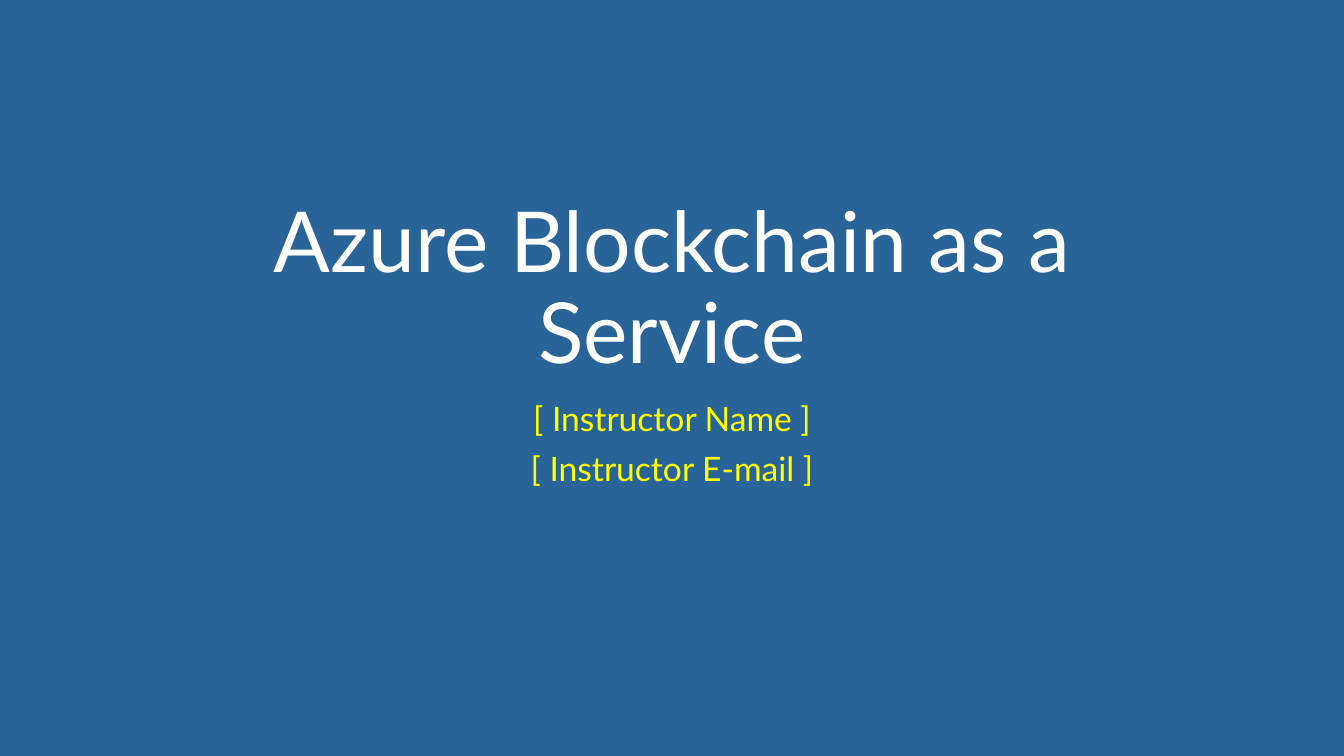
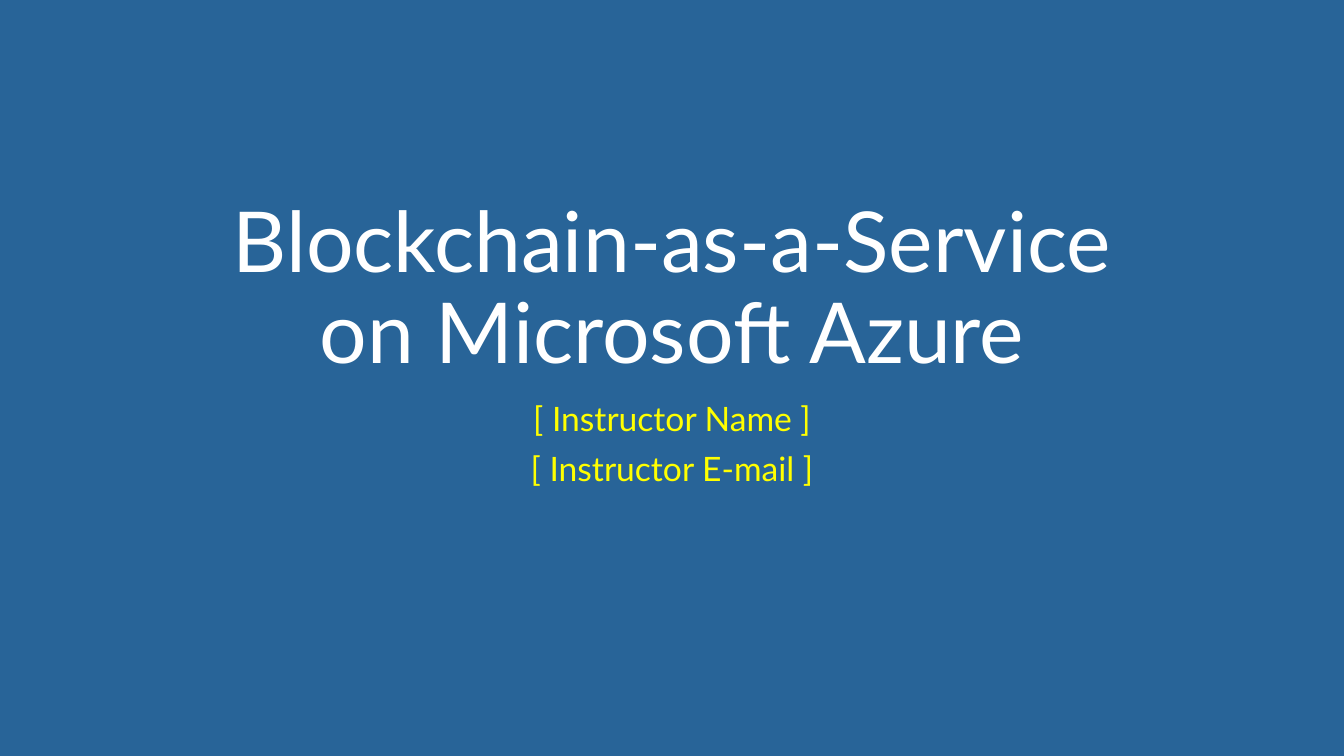
Before and after one commit to microsoft/AcademicContent, a slide deck: slide 1 of Workshop/19. Blockchain on Azure/Blockchain on Azure.pptx. Drawn at 1344x756 pixels with LibreOffice and Linux fonts; fonts in the diff are those of the drawing. Boxes give left, top, right and bottom in pixels: in the first picture for what was removed or moved away, otherwise in the second. Text is boxed around its words. In the diff, an @@ line names an element or a change of style, - is before the commit and + after.

Commit message:
Updated Blockchain slides

```diff
--- a/Workshop/19. Blockchain on Azure/Blockchain on Azure.pptx
+++ b/Workshop/19. Blockchain on Azure/Blockchain on Azure.pptx
@@ title at (233,210,1111,364): text changed @@
-Azure Blockchain as a Service
+Blockchain-as-a-Service on Microsoft Azure
```
Also in this commit, not shown: 12 other slides changed.
